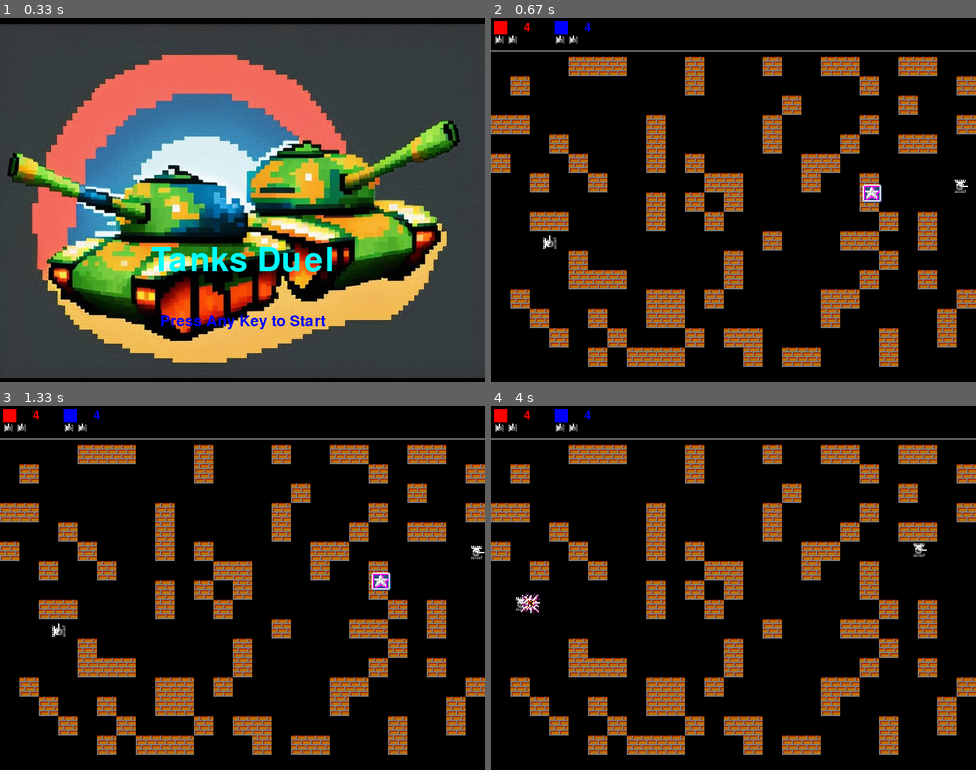
Above: before the commit, frames 1-4 (two rows, left to right).
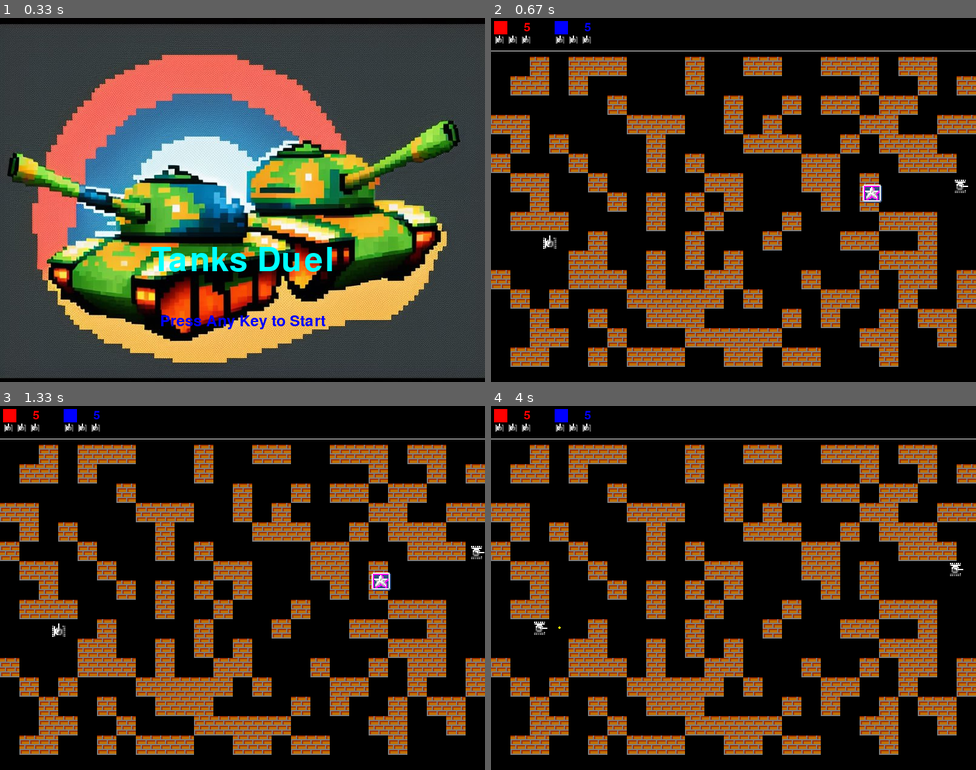
Above: after the commit, the same moments.

Repository: AlexeyAlekseev/pvp_tanks
Game: pygame game, started from main.py
Two runs of this game, one before a commit and one after it. Both use one fixed random seed, a clock stepped at 60 frames per second and the inputs below.
Inputs:
- Up to frame 1 (0.33 s): no input
- Up to frame 2 (0.67 s): hold Right from 0.33 s (still down)
- Up to frame 3 (1.33 s): release Right at 0.8 s; hold Up 0.83-1.13 s; hold Right from 1.17 s (still down)
- Up to frame 4 (4 s): release Right at 1.63 s; hold Left 1.67-2.2 s; hold Down 2.23-2.53 s; tap Space at 2.57, 2.97, 3.27, 3.4, 3.8 s; hold Left 2.9-3.3 s; hold A 2.9-3.3 s; hold Up 3.33-3.7 s; hold W 3.33-3.7 s; hold Right from 3.73 s (still down); hold D from 3.73 s (still down)

Frame 1 is identical in both runs. In frame 2, 13% of the frame differs, in the area x 0-100%, y 1-96%; in frame 3, 13%; in frame 4, 13%.

Commit message:
Update game settings and improve game flow
The number of health points and lives for players have been increased for longer gameplay. The game_over function has been simplified by removing an unnecessary loop. Block creation has been adjusted according to a new BLOCKS_COUNT variable. Also, the game flow has been adjusted in the main function to handle initial setup, gameplay, and game over conditions separately, providing a cleaner structure and enabling the game to restart onsite after a game over.

Diff:
--- a/main.py
+++ b/main.py
@@ -22,10 +22,12 @@
 PLAYER1_INIT_POSITION = (round(SCREEN_WIDTH * 0.1), SCREEN_HEIGHT // 1.7)
 PLAYER2_INIT_POSITION = (round(SCREEN_WIDTH * 0.9), SCREEN_HEIGHT // 2.3)
 
-HP = 4
-LIVES = 2
+HP = 5
+LIVES = 3
 SPEED = 2
 FPS = 60
+
+BLOCKS_COUNT = 150
 
 MOVES_INPUT = [[0, -1], [1, 0], [0, 1], [-1, 0]]
 PLAYER1_INPUT = (pygame.K_a, pygame.K_d, pygame.K_w, pygame.K_s, pygame.K_SPACE)
@@ -137,37 +139,24 @@
         font_name = pygame.font.get_default_font()
         font = pygame.font.Font(font_name, 55)
         self.screen.fill(BOARD_BACKGROUND_COLOR)  # black color
-        LOOP_TIMER = 1000
-        loop = 0
-        while loop < LOOP_TIMER:
-            pygame.display.flip()
-            # Game Over Text
-            self.draw_text('Game Over',
-                           font, WHITE_COLOR,
-                           (SCREEN_WIDTH // 2, SCREEN_HEIGHT // 2 + 50)
-                           )
-
-            # Winner Text
-            self.draw_text(f'{winner} Won!',
-                           font, WHITE_COLOR,
-                           (SCREEN_WIDTH // 2, SCREEN_HEIGHT // 2 + 100)
-                           )
-
-            # instructions
-            font = pygame.font.Font(font_name, 25)
-            self.draw_text('Press Any Key to restart',
-                           font, WHITE_COLOR,
-                           (SCREEN_WIDTH // 2, SCREEN_HEIGHT // 2 + 200)
-                           )
-
-            pygame.display.update()
-            for event in pygame.event.get():
-                if event.type == pygame.QUIT or event.type == pygame.K_ESCAPE:
-                    pygame.quit()
-                    sys.exit()
-                elif event.type == pygame.KEYDOWN:
-                    main(True)
-                    return
+        # Game Over Text
+        self.draw_text('Game Over',
+                       font, WHITE_COLOR,
+                       (SCREEN_WIDTH // 2, SCREEN_HEIGHT // 2 + 5)
+                       )
+
+        # Winner Text
+        self.draw_text(f'{winner} Won!',
+                       font, WHITE_COLOR,
+                       (SCREEN_WIDTH // 2, SCREEN_HEIGHT // 2 + 80)
+                       )
+
+        # instructions
+        font = pygame.font.Font(font_name, 25)
+        self.draw_text('Press Any Key to restart',
+                       font, WHITE_COLOR,
+                       (SCREEN_WIDTH // 2, SCREEN_HEIGHT // 2 + 200)
+                       )
 
     def draw(self):
         """Draw the UI elements on the gaming interface."""
@@ -458,20 +447,23 @@
 
 objects = []
 bullets = []
-player1_tank = Tank(RED_COLOR, PLAYER1_INIT_POSITION, 0, PLAYER1_INPUT)
-player2_tank = Tank(BLUE_COLOR, PLAYER2_INIT_POSITION, 0, PLAYER2_INPUT)
-ui = UI(objects, fontUI)
-
-for _ in range(90):
+Tank(RED_COLOR, PLAYER1_INIT_POSITION, 0, PLAYER1_INPUT)
+Tank(BLUE_COLOR, PLAYER2_INIT_POSITION, 0, PLAYER2_INPUT)
+for _ in range(BLOCKS_COUNT):
     block = Block.create_if_no_collision(objects, GRID_SIZE)
 
 BONUS_TIMER = 1
 
 
-def main(game_status):
+def main():
     """Entry point of the game, setting up initial state and running the game loop."""
     global BONUS_TIMER
+
+    ui = UI(objects, fontUI)
+
     title_screen = True
+    game_status = True
+    gameplay = True
 
     while game_status:
         if title_screen:
@@ -484,43 +476,59 @@
                 elif event.type == pygame.KEYDOWN:
                     title_screen = False
         else:
-            for event in pygame.event.get():
-                if event.type == pygame.QUIT:
-                    pygame.quit()
-                    sys.exit()
-            for obj in objects:
-                if obj.type == 'tank' and obj.lives < 1:
-                    if obj.color == (255, 0, 0):
+            if gameplay:
+                for event in pygame.event.get():
+                    if event.type == pygame.QUIT:
+                        pygame.quit()
+                        sys.exit()
+
+                if BONUS_TIMER > 0:
+                    BONUS_TIMER -= 1
+                else:
+                    Bonus(randint(50, SCREEN_WIDTH - 50),
+                          randint(50, SCREEN_HEIGHT - 50),
+                          randint(0, len(image_bonuses) - 1))
+                    BONUS_TIMER = randint(120, 240)
+
+                for bullet in bullets:
+                    bullet.update()
+
+                for obj in objects:
+                    obj.update()
+                ui.update()
+
+                screen.fill(BOARD_BACKGROUND_COLOR)
+
+                for bullet in bullets:
+                    bullet.draw()
+
+                for obj in objects:
+                    obj.draw()
+
+                ui.draw()
+
+                for obj in objects:
+                    if obj.type == 'tank' and obj.lives < 1:
+                        gameplay = False
+            else:
+                for obj in objects:
+                    if obj.type == 'tank' and obj.color == (255, 0, 0):
                         winner = 'Player 2'
                     else:
                         winner = 'Player 2'
                     ui.game_over(winner)
-                    # game_status = False
-
-            if BONUS_TIMER > 0:
-                BONUS_TIMER -= 1
-            else:
-                Bonus(randint(50, SCREEN_WIDTH - 50),
-                      randint(50, SCREEN_HEIGHT - 50),
-                      randint(0, len(image_bonuses) - 1))
-                BONUS_TIMER = randint(120, 240)
-
-            for bullet in bullets:
-                bullet.update()
-
-            for obj in objects:
-                obj.update()
-            ui.update()
-
-            screen.fill(BOARD_BACKGROUND_COLOR)
-
-            for bullet in bullets:
-                bullet.draw()
-
-            for obj in objects:
-                obj.draw()
-
-            ui.draw()
+                for event in pygame.event.get():
+                    if event.type == pygame.QUIT:
+                        pygame.quit()
+                        sys.exit()
+                    elif event.type == pygame.KEYDOWN:
+                        objects.clear()
+                        bullets.clear()
+                        gameplay = True
+                        Tank(RED_COLOR, PLAYER1_INIT_POSITION, 0, PLAYER1_INPUT)
+                        Tank(BLUE_COLOR, PLAYER2_INIT_POSITION, 0, PLAYER2_INPUT)
+                        for _ in range(BLOCKS_COUNT):
+                            Block.create_if_no_collision(objects, GRID_SIZE)
 
             pygame.display.update()
             clock.tick(FPS)
@@ -528,4 +536,4 @@
 
 if __name__ == '__main__':
     running = True
-    main(running)
+    main()
